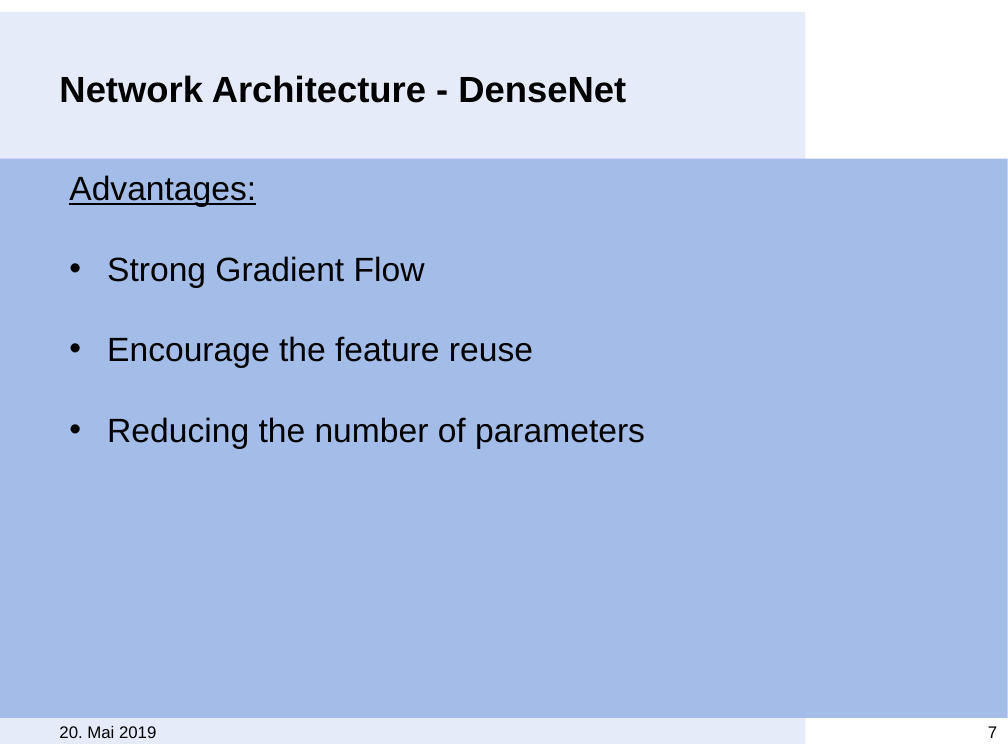
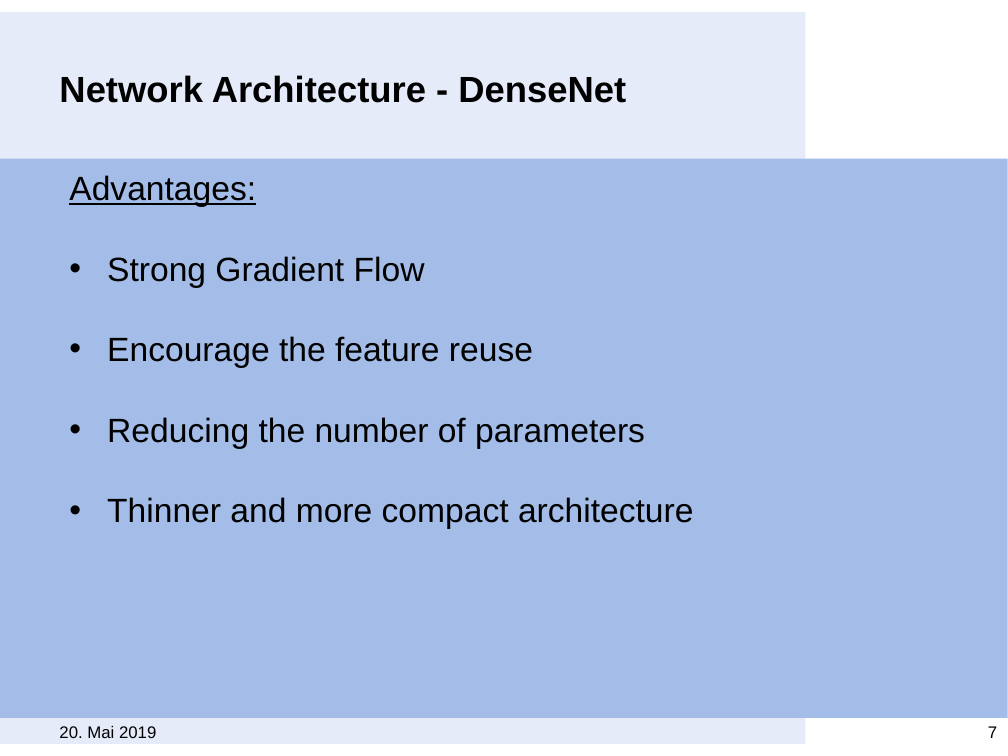
Before and after one commit to MeiLing90/ATML19_Group3A, a slide deck: slide 7 of ATML_presentation.pptx. Drawn at 1008x756 pixels with LibreOffice and Linux fonts; fonts in the diff are those of the drawing; background and template pictures are left out. Boxes give left, top, right and bottom in pixels: in the first picture for what was removed or moved away, otherwise in the second. Text is boxed around its words. In the diff, an @@ line names an element or a change of style, - is before the commit and + after.

```diff
--- a/ATML_presentation.pptx
+++ b/ATML_presentation.pptx
@@ text at [107, 497, 693, 529]: paragraph added @@
+• Thinner and more compact architecture
```
Also in this commit, not shown: 1 other slide changed.
